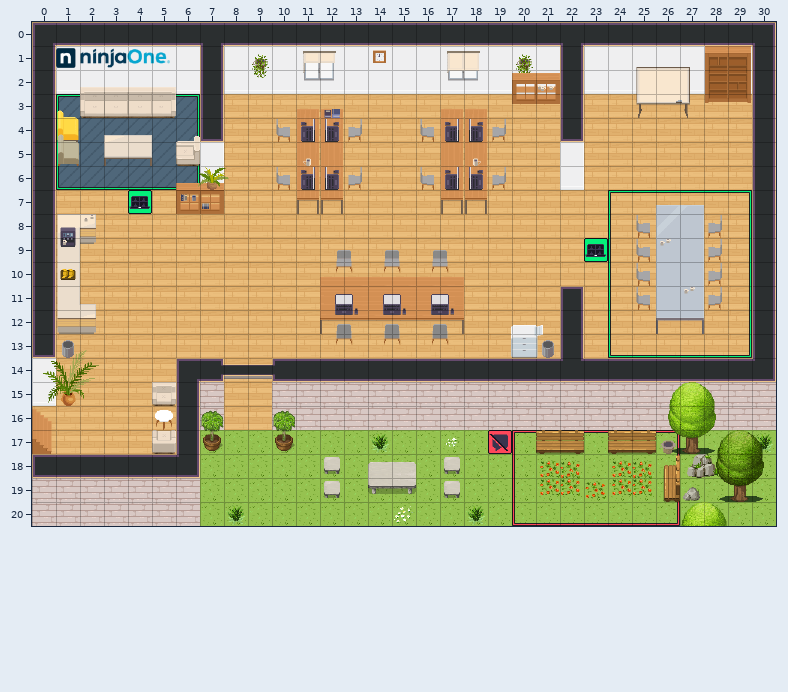
Tiled map (JSON), stored at office.tmj. The picture above was drawn from the file before the commit.
Cells are 32x32 px. Shown: x 0..30, y 0..20.
The result:
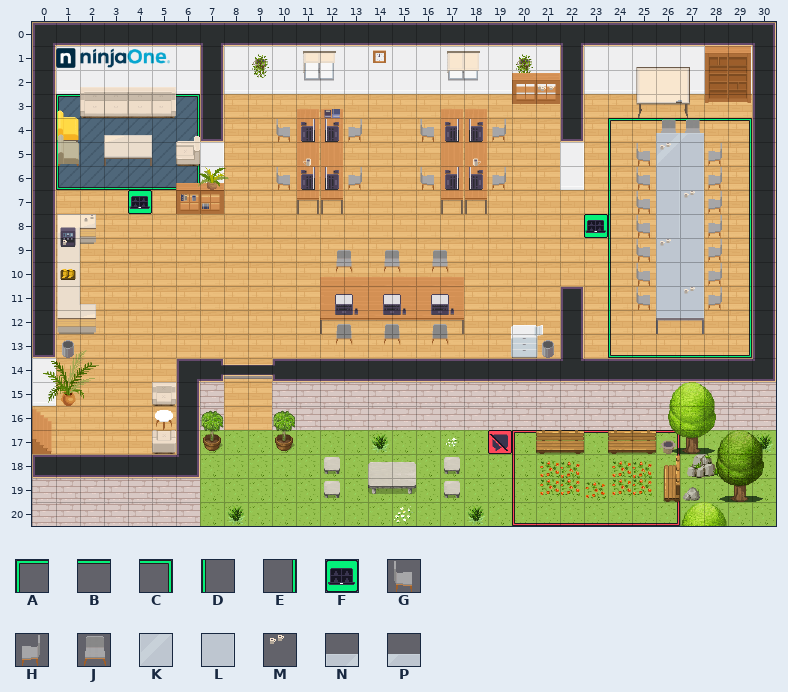
Key: from "Chunk 1": A 5, B 6, C 7, D 8, E 9, F 13, G 87, H 89, J 90, K 98, L 99, M 165, N 180, P 181.
_ is an empty cell.
What changed:
Layer "floor/floor2":
y 4: x 24..29 ______ -> ABBBBC
y 5..6: x 24 _ -> D; x 29 _ -> E
y 7: x 24..29 ABBBBC -> D____E
y 8: x 23 _ -> F
y 9: x 23 F -> _
Layer "furniture/furniture2":
y 4: x 26..27 __ -> JJ
y 5: x 25..28 ____ -> GKLH
y 6..7: x 25..28 ____ -> GLLH
Layer "furniture/furniture3":
y 5: x 26 _ -> M
y 7: x 27 _ -> M
Layer "above/above1":
y 4: x 26..27 __ -> NP
y 7: x 26..27 NP -> __
